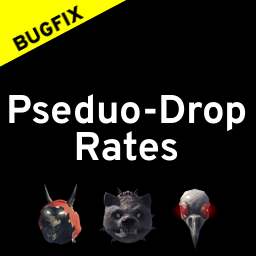
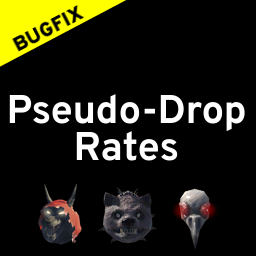
Layered file, before and after one edit (256×256). Changes by layer:
renamed "Pseduo-Drop Rates" to "Pseudo-Drop Rates", painted on it over (9, 94, 246, 132)
